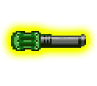
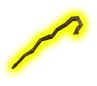
The second 97 x 86 image is a revision of the first. Changes to its layers:
renamed "Layer 1 copy" to "Walking_stick_detail copy", painted on it over (11, 16, 86, 69)
